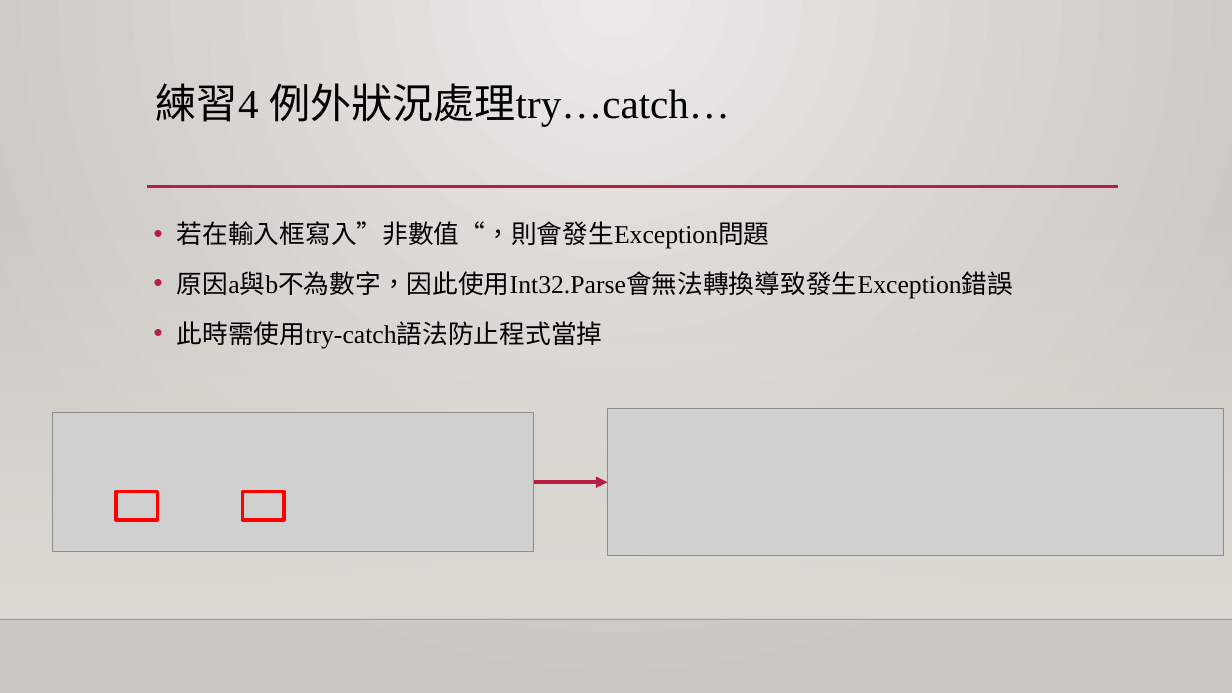
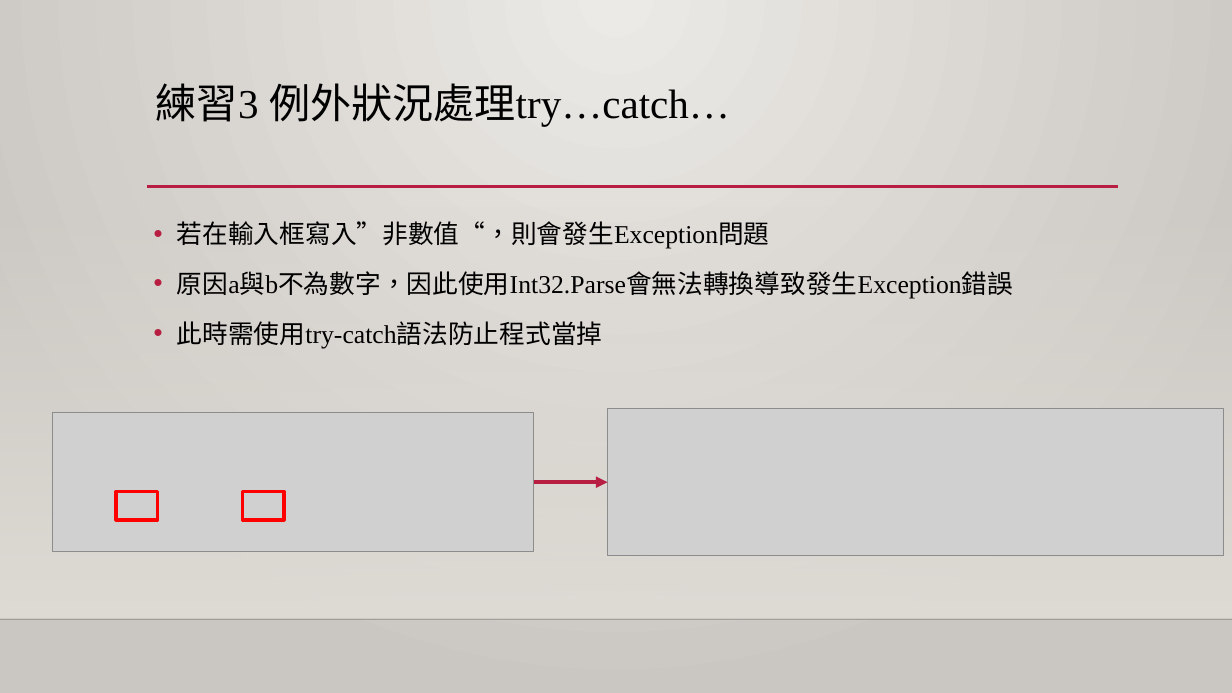
Before and after one commit to Liu085712/GUI_class, a slide deck: slide 10 of GUI_class20230313/教學ppt/05_C#_視窗程式設計_TextBox_輸入框_Try_Catch_ExceptionHandle.pptx (slide 12 before the commit). Drawn at 1232x693 pixels with LibreOffice and Linux fonts; fonts in the diff are those of the drawing; grey boxes stand for pictures; background and template pictures are left out. Boxes give left, top, right and bottom in pixels: in the first picture for what was removed or moved away, otherwise in the second. Text is boxed around its words. In the diff, an @@ line names an element or a change of style, - is before the commit and + after.

```diff
--- a/GUI_class20230313/教學ppt/05_C#_視窗程式設計_TextBox_輸入框_Try_Catch_ExceptionHandle.pptx
+++ b/GUI_class20230313/教學ppt/05_C#_視窗程式設計_TextBox_輸入框_Try_Catch_ExceptionHandle.pptx
@@ title at (156,83,730,127): text changed @@
-練習4 例外狀況處理try…catch…
+練習3 例外狀況處理try…catch…
```
Also in this commit, not shown: 2 other slides changed, 15 other files.
